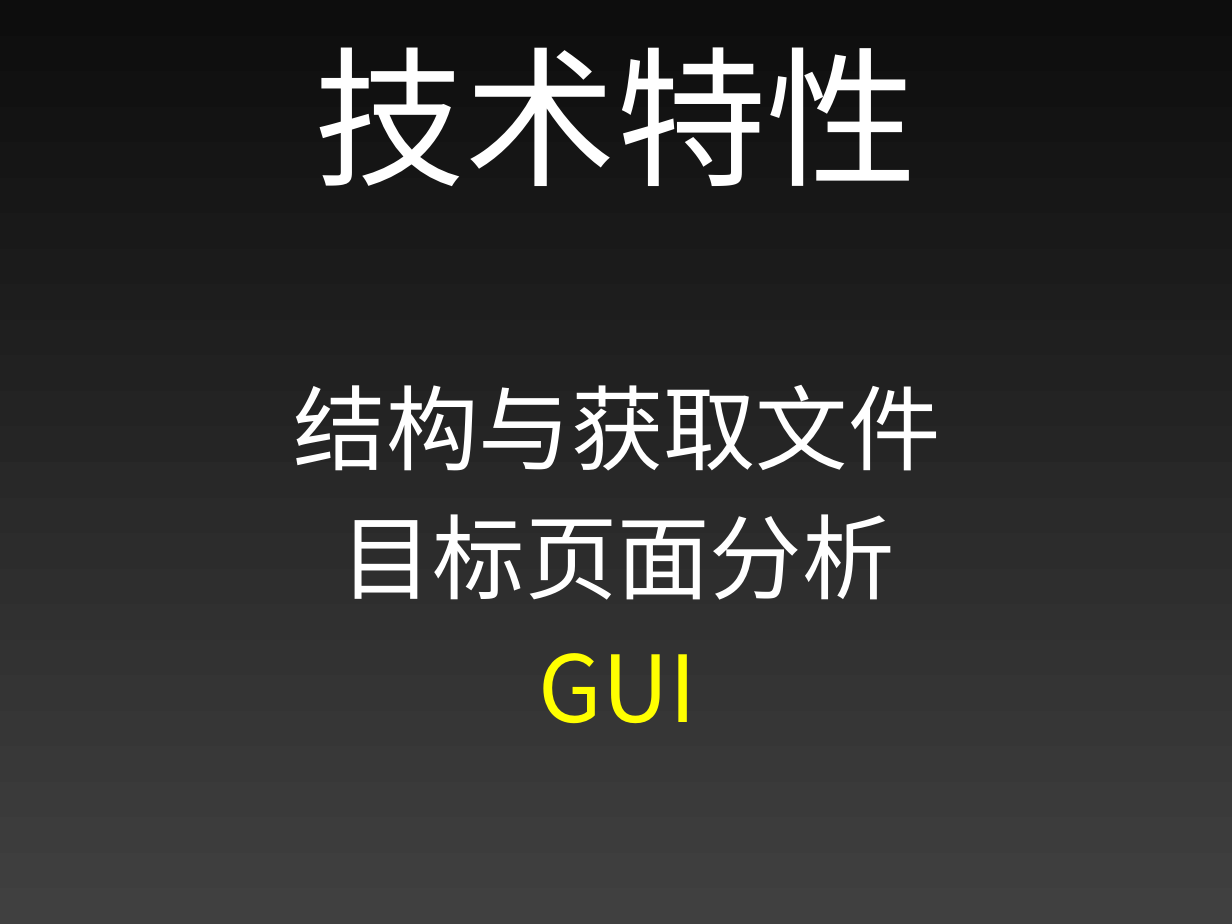
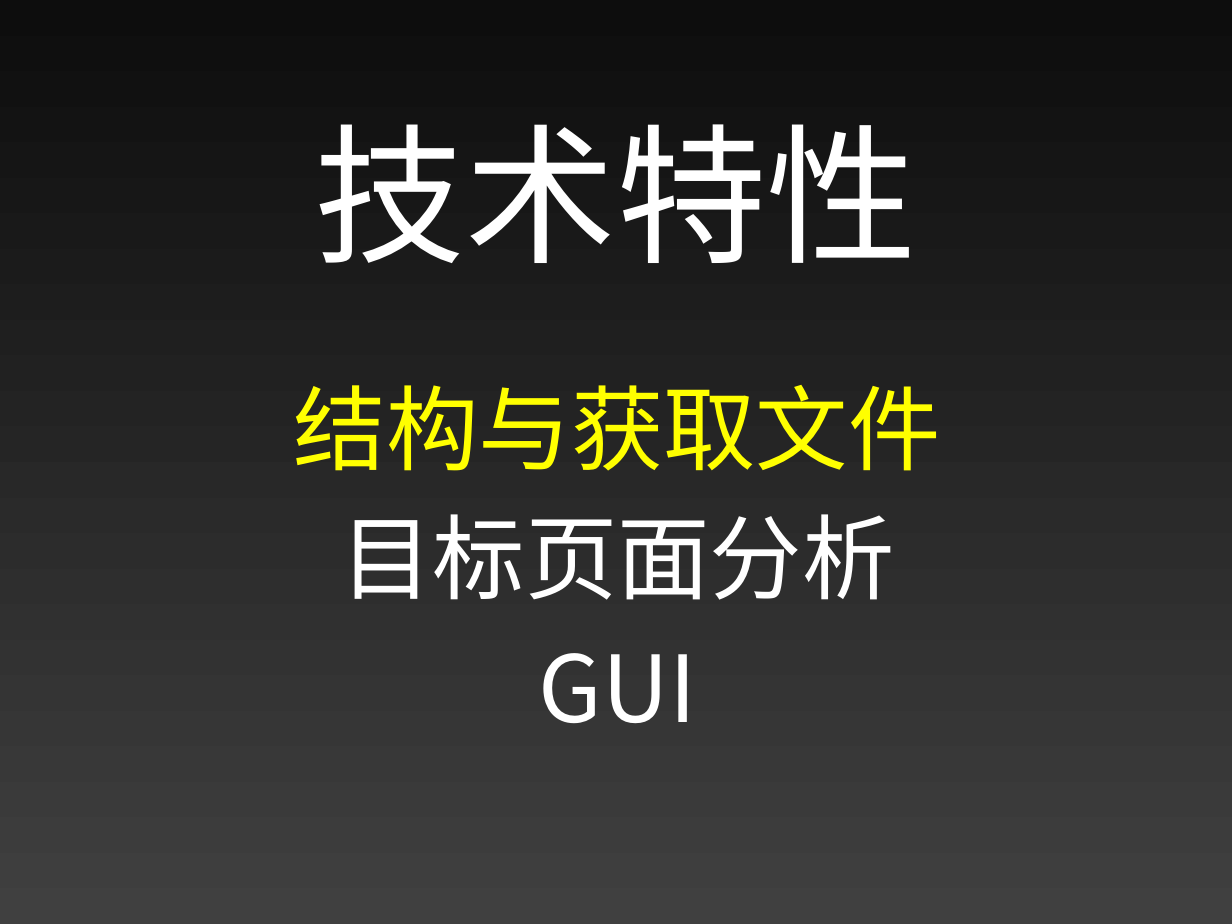
Before and after one commit to pro711/smartget, a slide deck: slide 23 of docs/SmartGet.pptx. Drawn at 1232x924 pixels with LibreOffice and Linux fonts; fonts in the diff are those of the drawing. Boxes give left, top, right and bottom in pixels: in the first picture for what was removed or moved away, otherwise in the second. Text is boxed around its words. In the diff, an @@ line names an element or a change of style, - is before the commit and + after.

Commit message:
slide modify

```diff
--- a/docs/SmartGet.pptx
+++ b/docs/SmartGet.pptx
@@ title "技术特性": place and size @@
-title "技术特性" at bbox=[315, 47, 917, 186]
+title "技术特性" at bbox=[315, 124, 917, 263]
@@ text at bbox=[294, 385, 941, 723]: text colour #FFFFFF to #FFFF00 in "结构与获取文件"; text colour #FFFF00 to #FFFFFF in "GUI" @@
```
Also in this commit, not shown: 4 other slides changed, 1 slide added.
